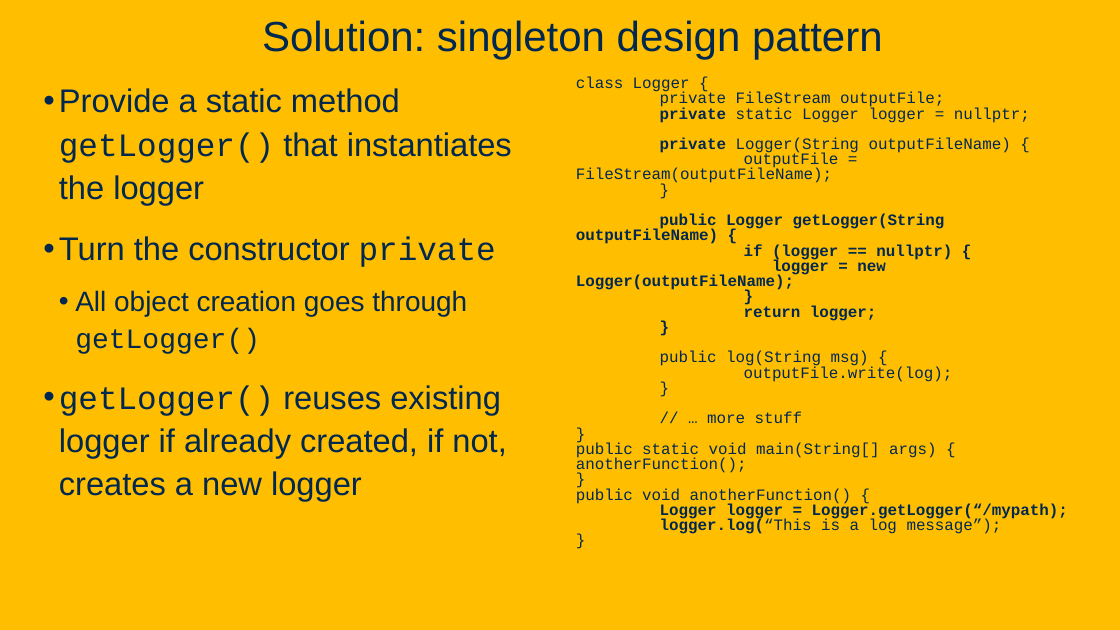
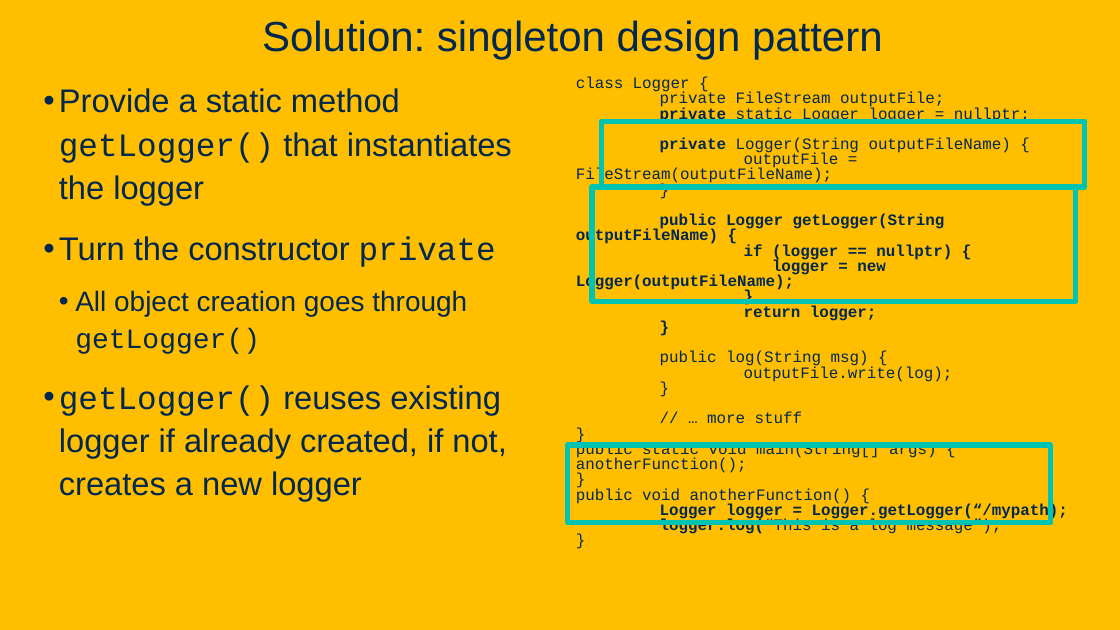
Before and after one commit to davsec-teaching/ECS160-Winter2025, a slide deck: slide 11 of slides/8_design_patterns.pptx (slide 7 before the commit). Drawn at 1120x630 pixels with LibreOffice and Linux fonts; fonts in the diff are those of the drawing; background and template pictures are left out. Boxes give left, top, right and bottom in pixels: in the first picture for what was removed or moved away, otherwise in the second. Text is boxed around its words. In the diff, an @@ line names an element or a change of style, - is before the commit and + after.

Commit message:
Updated software architecture and design patterns slides.

```diff
--- a/slides/8_design_patterns.pptx
+++ b/slides/8_design_patterns.pptx
@@ rectangle added at [602,122,1085,187], outline #00C4B2 4.5 pt @@
@@ rectangle added at [592,187,1075,302], outline #00C4B2 4.5 pt @@
@@ rectangle added at [567,445,1050,523], outline #00C4B2 4.5 pt @@
```
Also in this commit, not shown: 4 other slides changed, 6 slides added, 1 other file.
